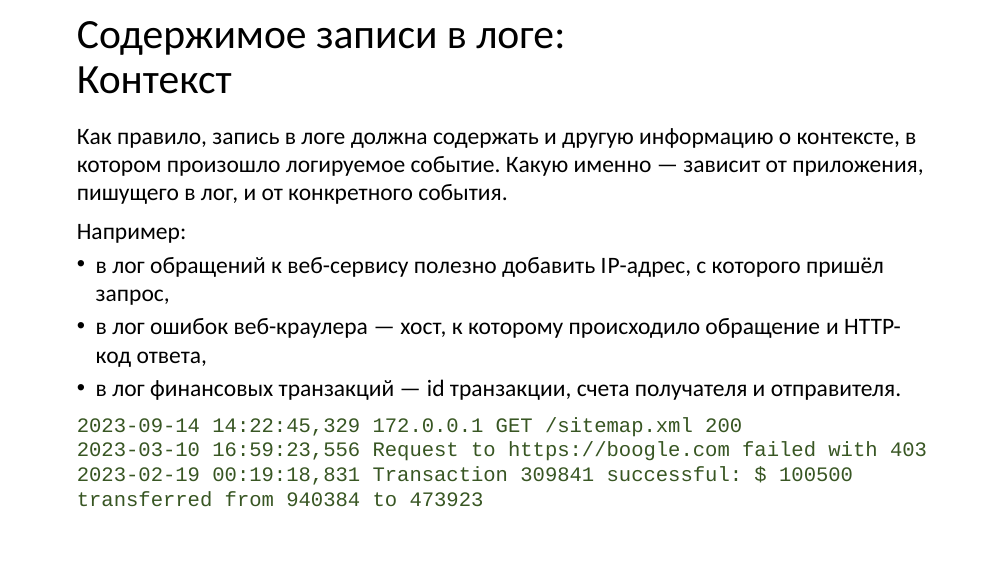
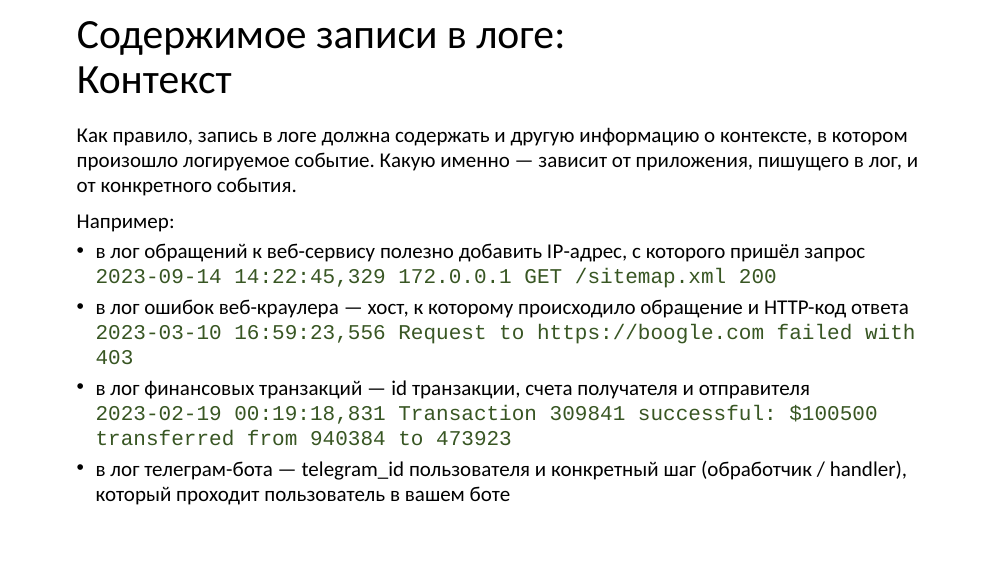
Before and after one commit to xtrueman/prog_instruments, a slide deck: slide 9 of presentations/Logging.pptx. Drawn at 1008x567 pixels with LibreOffice and Linux fonts; fonts in the diff are those of the drawing. Boxes give left, top, right and bottom in pixels: in the first picture for what was removed or moved away, otherwise in the second. Text is boxed around its words. In the diff, an @@ line names an element or a change of style, - is before the commit and + after.

```diff
--- a/presentations/Logging.pptx
+++ b/presentations/Logging.pptx
@@ text at box(77, 127, 918, 232): size 22.4 to 20 pt in "Как правило, запись в логе должна содержать ...", "Например:" @@
@@ text at box(96, 243, 915, 505): text changed; size 22.4 to 20 pt @@
-• в лог обращений к веб-сервису полезно добавить IP-адрес, с которого пришёл запрос,
-• в лог ошибок веб-краулера — хост, к которому происходило обращение и HTTP-код ответа,
-• в лог финансовых транзакций — id транзакции, счета получателя и отправителя.
-2023-09-14 14:22:45,329 172.0.0.1 GET /sitemap.xml 200
-2023-03-10 16:59:23,556 Request to https://boogle.com failed with 403
-2023-02-19 00:19:18,831 Transaction 309841 successful: $ 100500 transferred from 940384 to 473923
+• в лог обращений к веб-сервису полезно добавить IP-адрес, с которого пришёл запрос
+  2023-09-14 14:22:45,329 172.0.0.1 GET /sitemap.xml 200
+• в лог ошибок веб-краулера — хост, к которому происходило обращение и HTTP-код ответа
+  2023-03-10 16:59:23,556 Request to https://boogle.com failed with 403
+• в лог финансовых транзакций — id транзакции, счета получателя и отправителя
+  2023-02-19 00:19:18,831 Transaction 309841 successful: $100500 transferred from 940384 to 473923
+• в лог телеграм-бота — telegram_id пользователя и конкретный шаг (обработчик / handler), который проходит пользователь в вашем боте
```
Also in this commit, not shown: 21 other slides changed, 2 other files.
